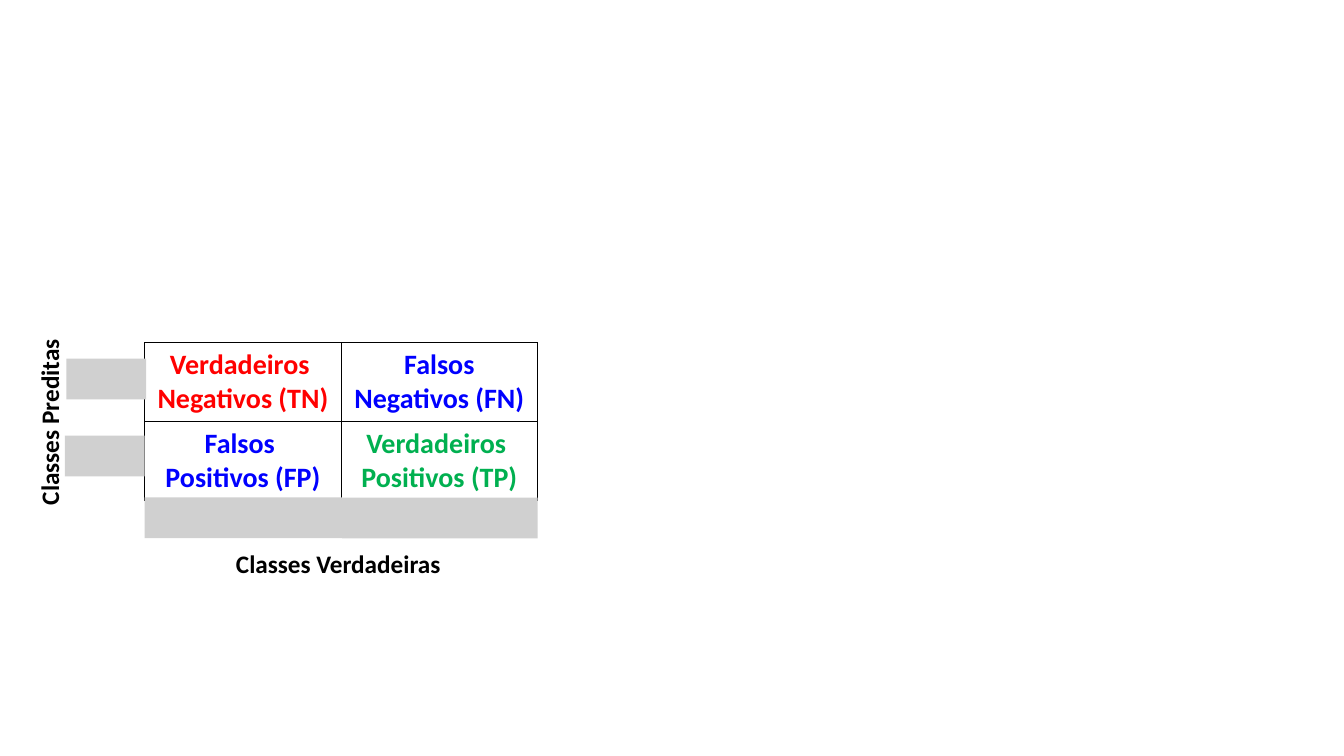
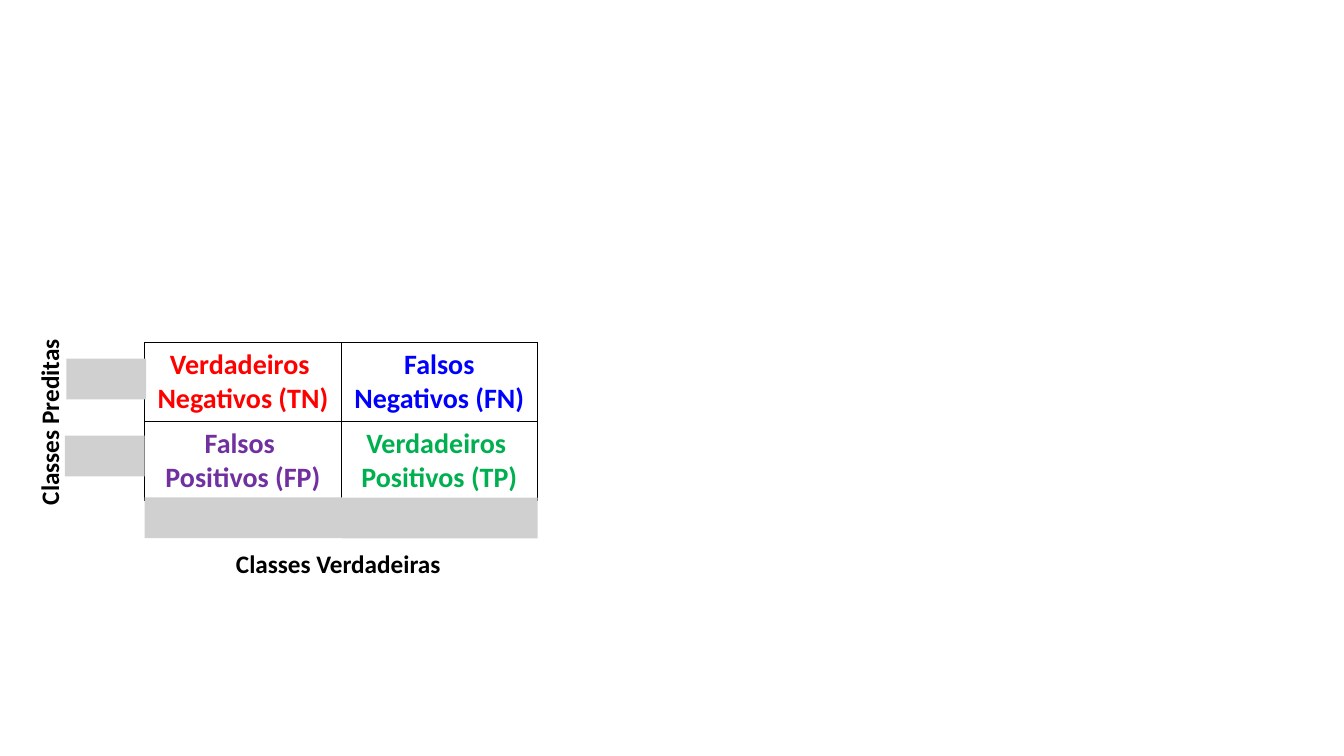
Before and after one commit to zz4fap/c24_inteligencia_artificial, a slide deck: slide 8 of slides/C24_Métricas_de_Classificação.pptx. Drawn at 1344x756 pixels with LibreOffice and Linux fonts; fonts in the diff are those of the drawing; grey boxes stand for pictures. Boxes give left, top, right and bottom in pixels: in the first picture for what was removed or moved away, otherwise in the second. Text is boxed around its words. In the diff, an @@ line names an element or a change of style, - is before the commit and + after.

```diff
--- a/slides/C24_Métricas_de_Classificação.pptx
+++ b/slides/C24_Métricas_de_Classificação.pptx
@@ table at (x1=145, y1=343, x2=538, y2=497) @@
@@ text colour #0000FF to #7030A0 in "Falsos Positivos (FP)" @@
```
Also in this commit, not shown: 2 other slides changed, 1 slide added.
